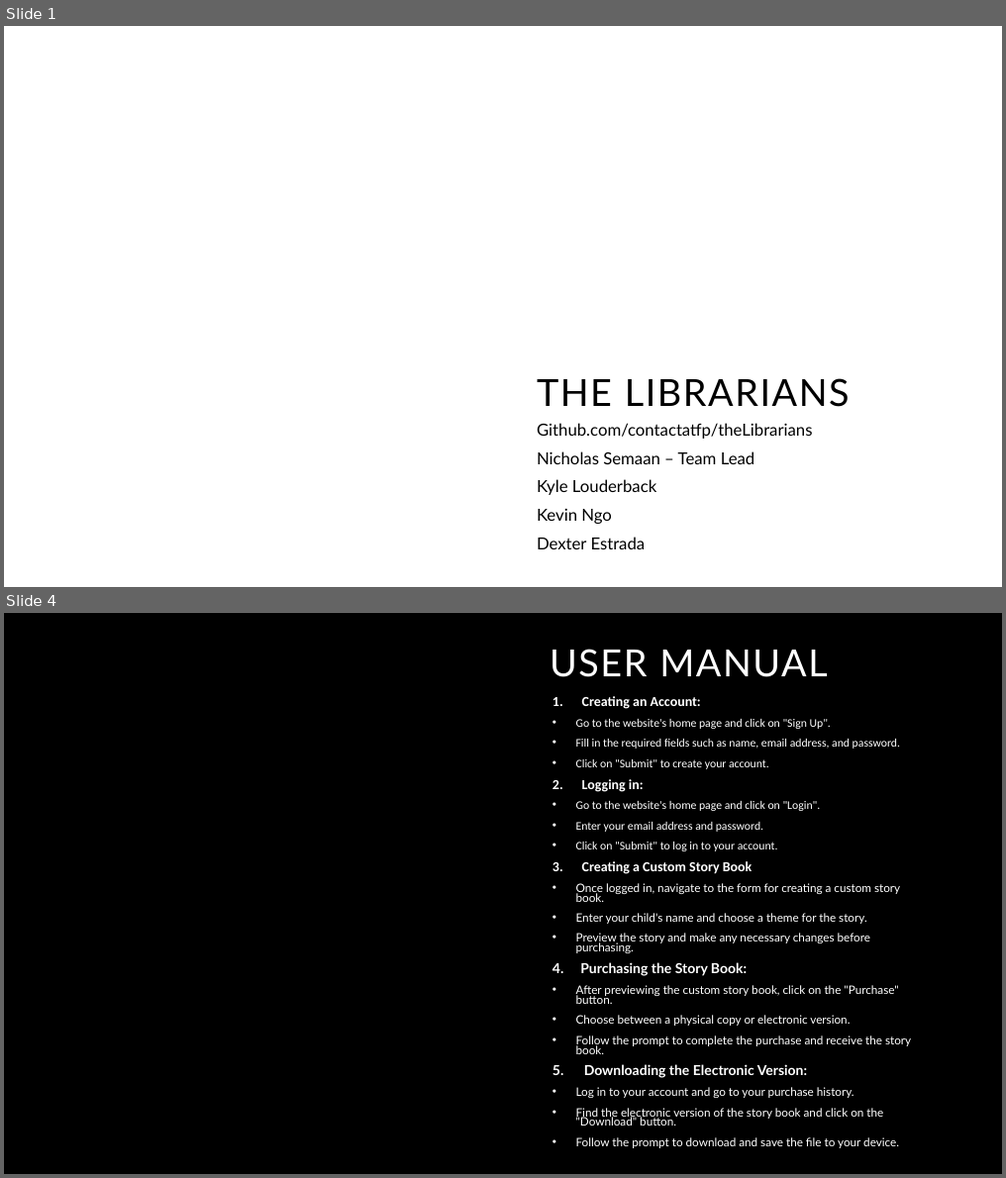
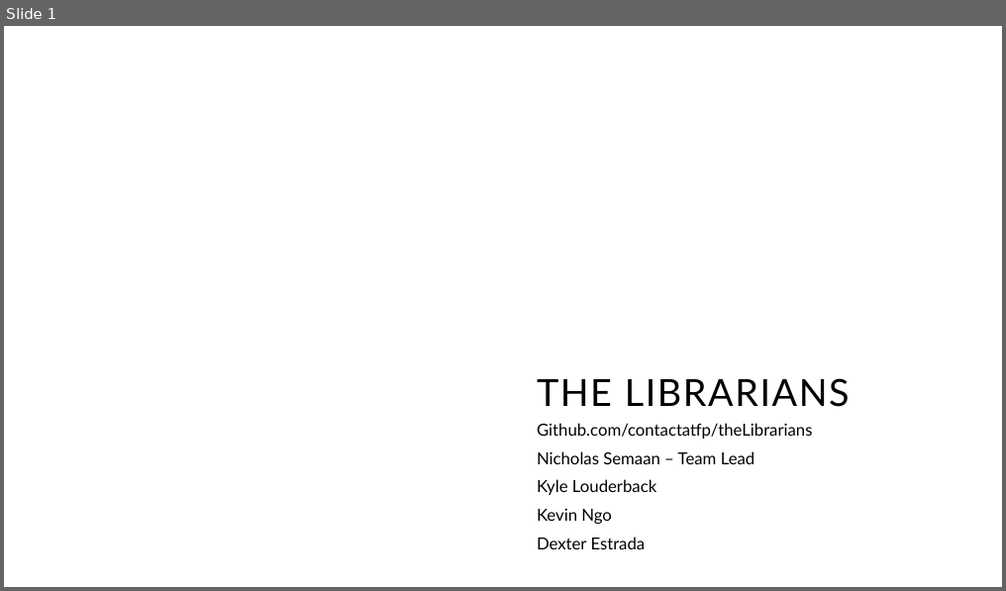
Before and after one commit to contactatfp/theLibrarians, a slide deck: weekly_team_presentation/week2.pptx. Shown one above the other, each under a label of ours: slides 1 and 4 before the commit, slide 1 after it; the slides between them are not shown. The pictures are 1006x1178 and 1006x591 pixels, drawn with LibreOffice and Linux fonts; fonts in the diff are those of the drawing; background and template pictures are left out. Boxes give left, top, right and bottom in pixels: in the first picture for what was removed or moved away, otherwise in the second. Text is boxed around its words. In the diff, an @@ line names an element or a change of style, - is before the commit and + after.

```diff
--- a/weekly_team_presentation/week2.pptx
+++ b/weekly_team_presentation/week2.pptx
@@ slide 4 removed at bbox=[4, 613, 1002, 1174], background #000000 @@
@@ title removed at bbox=[549, 649, 827, 677] @@
-USER MANUAL
@@ subtitle removed at bbox=[552, 696, 911, 1149] @@
-1. Creating an Account:
-• Go to the website's home page and click on "Sign Up".
-• Fill in the required fields such as name, email address, and password.
-• Click on "Submit" to create your account.
-2. Logging in:
-• Go to the website's home page and click on "Login".
-• Enter your email address and password.
-• Click on "Submit" to log in to your account.
-3. Creating a Custom Story Book
-• Once logged in, navigate to the form for creating a custom story book.
-• Enter your child's name and choose a theme for the story.
-• Preview the story and make any necessary changes before purchasing.
-4. Purchasing the Story Book:
-• After previewing the custom story book, click on the "Purchase" button.
-• Choose between a physical copy or electronic version.
-• Follow the prompt to complete the purchase and receive the story book.
-5. Downloading the Electronic Version:
-• Log in to your account and go to your purchase history.
-• Find the electronic version of the story book and click on the "Download" button.
-• Follow the prompt to download and save the file to your device.
```
Also in this commit, not shown: 1 slide changed, 3 slides added, 3 other slides removed, 2 other files.
